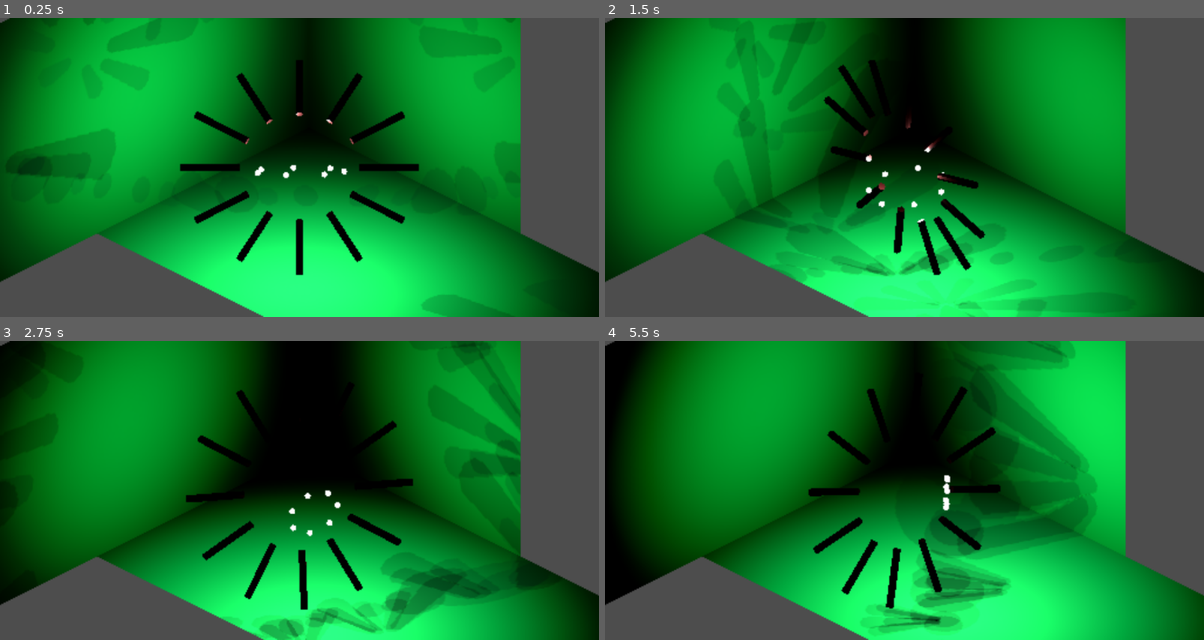
Above: before the commit, frames 1-4 (two rows, left to right).
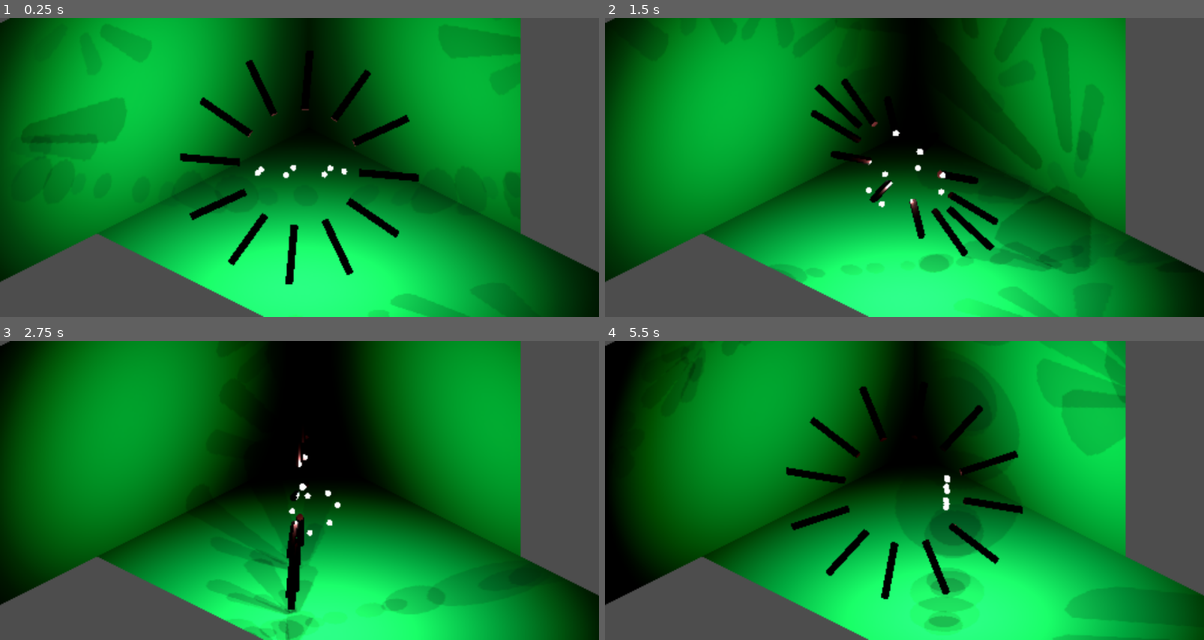
Above: after the commit, the same moments.

Repository: GiongGone/godot_go_2dstation
Game: Godot game, scene res://my.tscn
The game is run twice, just before and just after one commit, with the same random seed, the same clock (stepped at 60 frames per second) and the same inputs.
Inputs:
- Up to frame 1 (0.25 s): no input
- Up to frame 2 (1.5 s): no input
- Up to frame 3 (2.75 s): no input
- Up to frame 4 (5.5 s): no input

The runs differ from the first frame. In frame 1, 10% of the frame differs, in the area x 1-87%, y 0-100%; in frame 2, 13%; in frame 3, 12%; in frame 4, 18%, in the area x 11-87%, y 0-100%.

Commit message:
Add files via upload

Diff:
--- a/wand.gd
+++ b/wand.gd
@@ -1,11 +1,30 @@
 extends Node3D
 # All the rotation is passed to Basis; if it's done correctly
+var axis_x = Vector3(1, 0, 0) # Or Vector3.RIGHT
+var axis_y = Vector3(0, 1, 0) # Or Vector3.UP
+var axis_z = Vector3(0, 0, 1) # Or Vector3.ROTATE
+var axis_maj = Vector3(1, 0, 1) # Or Vector3.VersusUP
+var rotation_amount = PI/540
+var rotation_root = PI/sqrt(360)
 func _ready():
 	$landsink.start() #There's supposed to be code surrounding this;
 	$lasub.start() #There's supposed to be code surrounding this as well;
 func _process(_delta):
-	$d_mace.rotate_object_local(Vector3(1.0, 0.0, 0.0), PI/120) # This is the game delta
+	_luoks() # This is the game delta
+	_luuks()
+func _looks():
+	transform.basis = Basis(axis_z, rotation_amount*90) * transform.basis
+	$d_mace.transform = transform.orthonormalized()
+func _louks():
+	transform.basis = Basis(axis_z, rotation_root/4) * transform.basis
+	$d_mace.transform = transform.orthonormalized()
+func _luoks():
+	transform.basis = Basis(axis_z, rotation_amount) * transform.basis
+	$d_mace.transform = transform.orthonormalized()
+func _luuks():
+	transform.basis = Basis(axis_x, rotation_amount*2.5) * transform.basis
+	$d_mace.transform = transform.orthonormalized()
 func _on_lasub_timeout():
-	$d_mace.rotate_object_local(Vector3(0.0, 0.0, 1.0), PI/6)
+	_looks()
 func _on_landsink_timeout(): # This is the problem timer, usually causes unwanted behaviour; a.k.a. pi
-	$d_mace.rotate_object_local(Vector3(0.0, 0.0, 1.0), PI/ (sqrt(360) / 4))
+	_louks()
